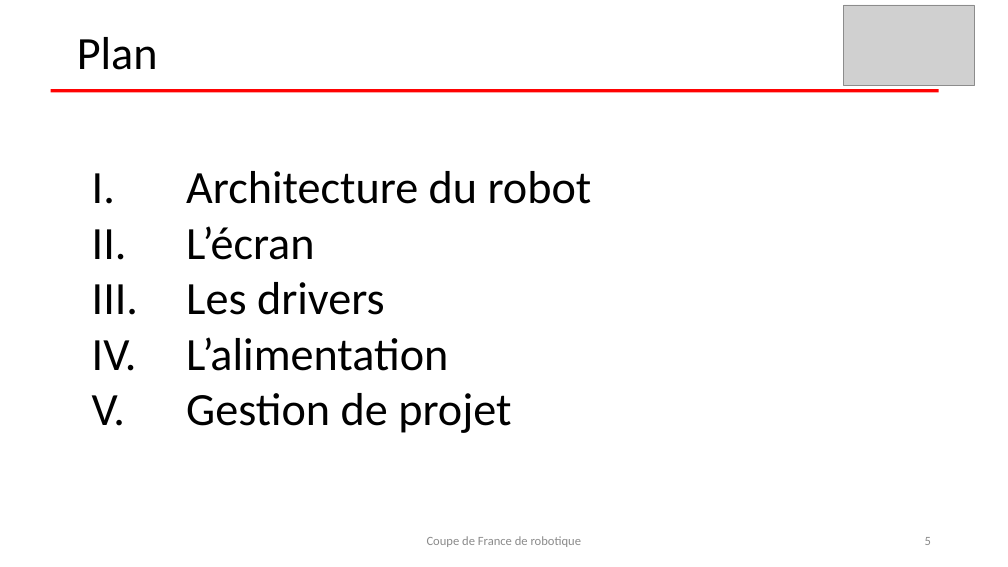
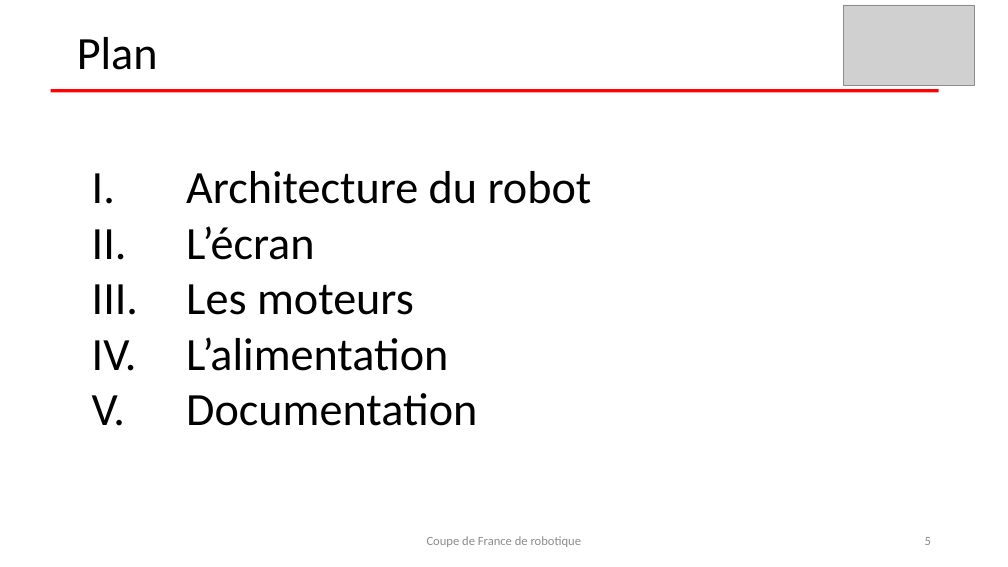
Before and after one commit to nsobczak/CoupeDeFrance, a slide deck: slide 5 of Présentation 1er semestre/2016-12 Présentation coupe de France.pptx. Drawn at 1008x567 pixels with LibreOffice and Linux fonts; fonts in the diff are those of the drawing; grey boxes stand for pictures. Boxes give left, top, right and bottom in pixels: in the first picture for what was removed or moved away, otherwise in the second. Text is boxed around its words. In the diff, an @@ line names an element or a change of style, - is before the commit and + after.

```diff
--- a/Présentation 1er semestre/2016-12 Présentation coupe de France.pptx
+++ b/Présentation 1er semestre/2016-12 Présentation coupe de France.pptx
@@ text at (x1=186, y1=284, x2=414, y2=315): text changed @@
-III. Les drivers
+III. Les moteurs
@@ text at (x1=186, y1=393, x2=477, y2=426): text changed @@
-V. Gestion de projet
+V. Documentation
```
Also in this commit, not shown: 7 other slides changed.
